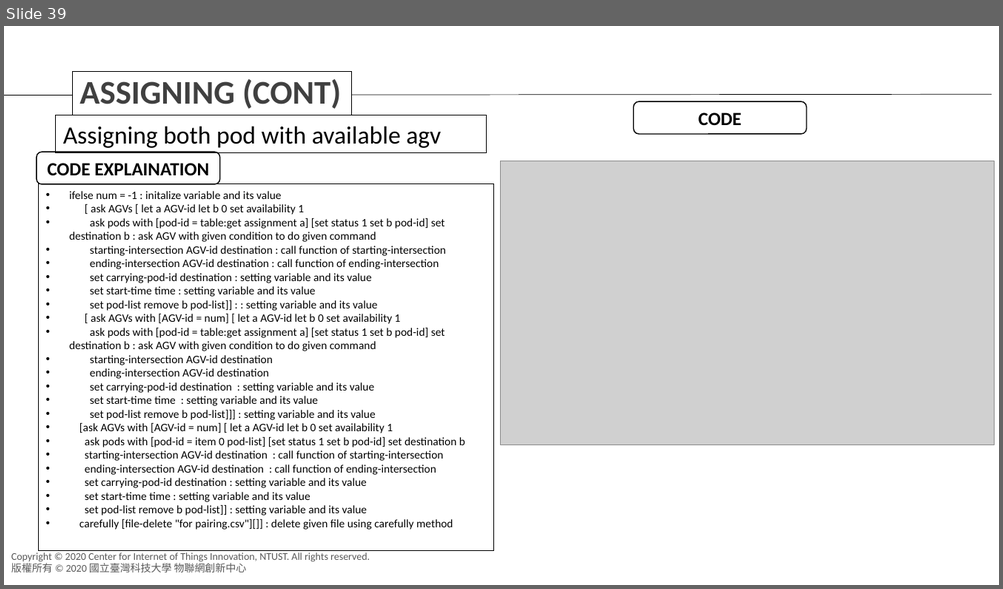
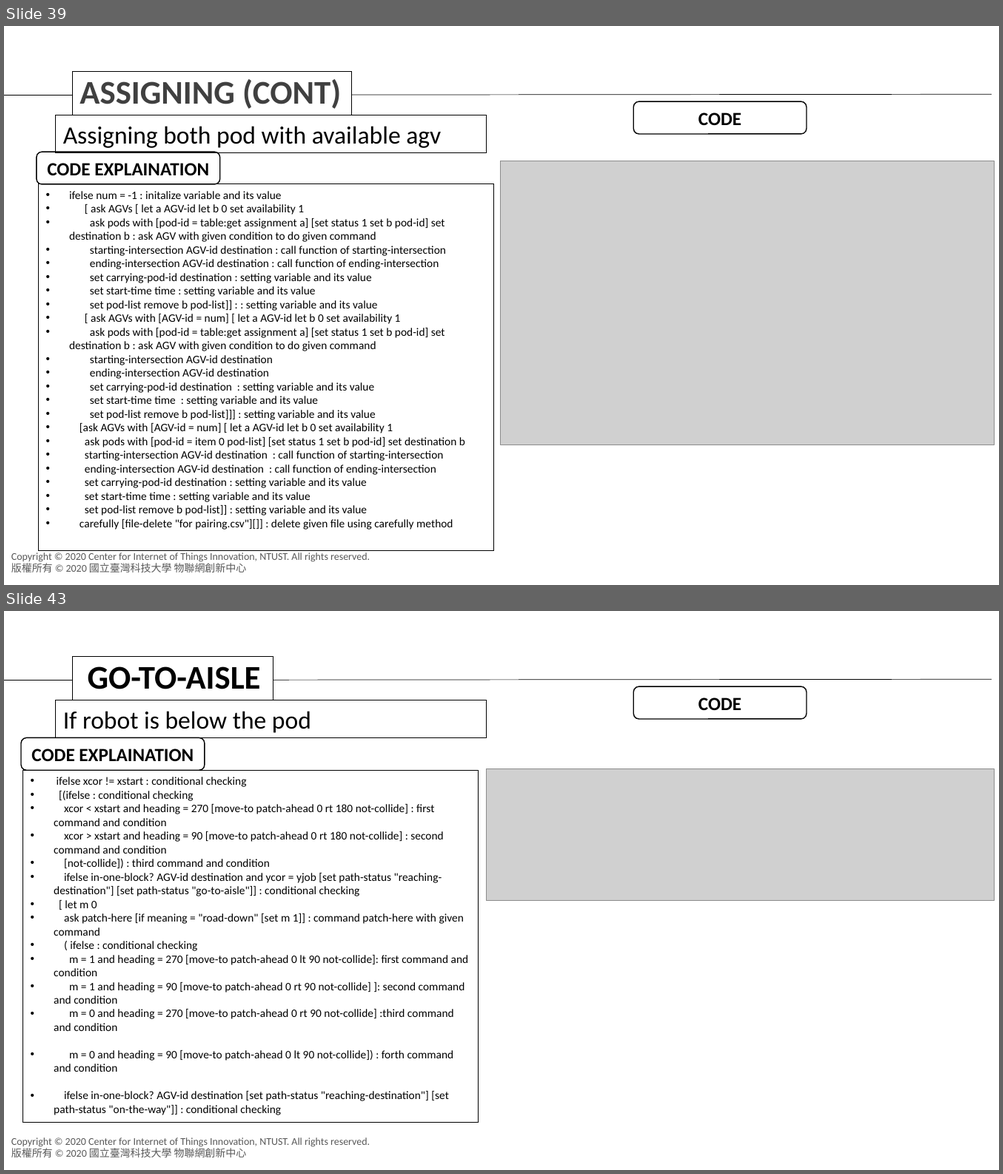
Before and after one commit to agnesyosephine/kiva, a slide deck: Tutorial/Code Learning-Ryanda.pptx. Shown one above the other, each under a label of ours: slide 39 before the commit, slides 39 and 43 after it; the slides between them are not shown. The pictures are 1003x589 and 1003x1174 pixels, drawn with LibreOffice and Linux fonts; fonts in the diff are those of the drawing; grey boxes stand for pictures; background and template pictures are left out. Boxes give left, top, right and bottom in pixels: in the first picture for what was removed or moved away, otherwise in the second. Text is boxed around its words. In the diff, an @@ line names an element or a change of style, - is before the commit and + after.

```diff
--- a/Tutorial/Code Learning-Ryanda.pptx
+++ b/Tutorial/Code Learning-Ryanda.pptx
@@ slide 43 added at <box>4,611,999,1170</box>, background #FFFFFF; not listed: 2 template elements that a slide beside it also shows @@
@@ rectangle added at <box>73,657,273,701</box>, fill #FFFFFF, outline #000000 0.75 pt, 32 pt, text #000000, bold @@
+GO-TO-AISLE
@@ line added from (4, 681) to (991, 680), #000000 0.5 pt @@
@@ rounded rectangle added at <box>634,686,807,719</box>, fill #FFFFFF, outline #000000 1 pt, 18 pt, text #000000, bold @@
+CODE
@@ rectangle added at <box>56,701,486,738</box>, outline #000000 0.75 pt, 24 pt, text #000000 @@
+If robot is below the pod
@@ rounded rectangle added at <box>21,738,205,771</box>, fill #FFFFFF, outline #000000 1 pt, 18 pt, text #000000, bold @@
+CODE EXPLAINATION
@@ rectangle added at <box>23,771,478,1124</box>, outline #000000 0.75 pt, 11 pt, text #000000 @@
+• ifelse xcor != xstart : conditional checking
+• [(ifelse : conditional checking
+• xcor < xstart and heading = 270 [move-to patch-ahead 0 rt 180 not-collide] : first command and condition
+• xcor > xstart and heading = 90 [move-to patch-ahead 0 rt 180 not-collide] : second command and condition
+• [not-collide]) : third command and condition
+• ifelse in-one-block? AGV-id destination and ycor = yjob [set path-status "reaching-destination"] [set path-status "go-to-aisle"]] : conditional checking
+• [ let m 0
+• ask patch-here [if meaning = "road-down" [set m 1]] : command patch-here with given command
+• ( ifelse : conditional checking
+• m = 1 and heading = 270 [move-to patch-ahead 0 lt 90 not-collide]: first command and condition
+• m = 1 and heading = 90 [move-to patch-ahead 0 rt 90 not-collide] ]: second command and condition
+• m = 0 and heading = 270 [move-to patch-ahead 0 rt 90 not-collide] :third command and condition
+• m = 0 and heading = 90 [move-to patch-ahead 0 lt 90 not-collide]) : forth command and condition
+• ifelse in-one-block? AGV-id destination [set path-status "reaching-destination"] [set path-status "on-the-way"]] : conditional checking
@@ picture added at <box>486,769,994,900</box> @@
```
Also in this commit, not shown: 6 other slides added.
